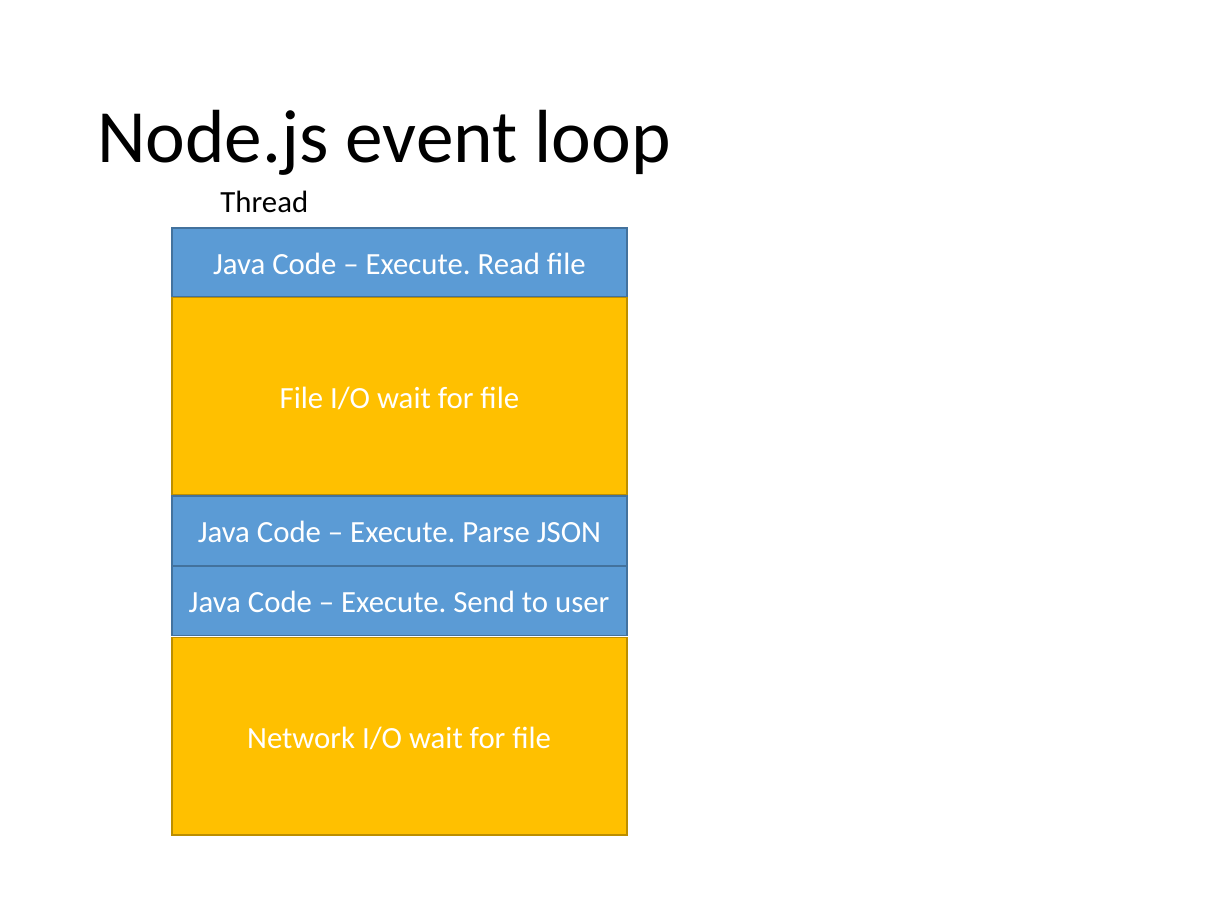
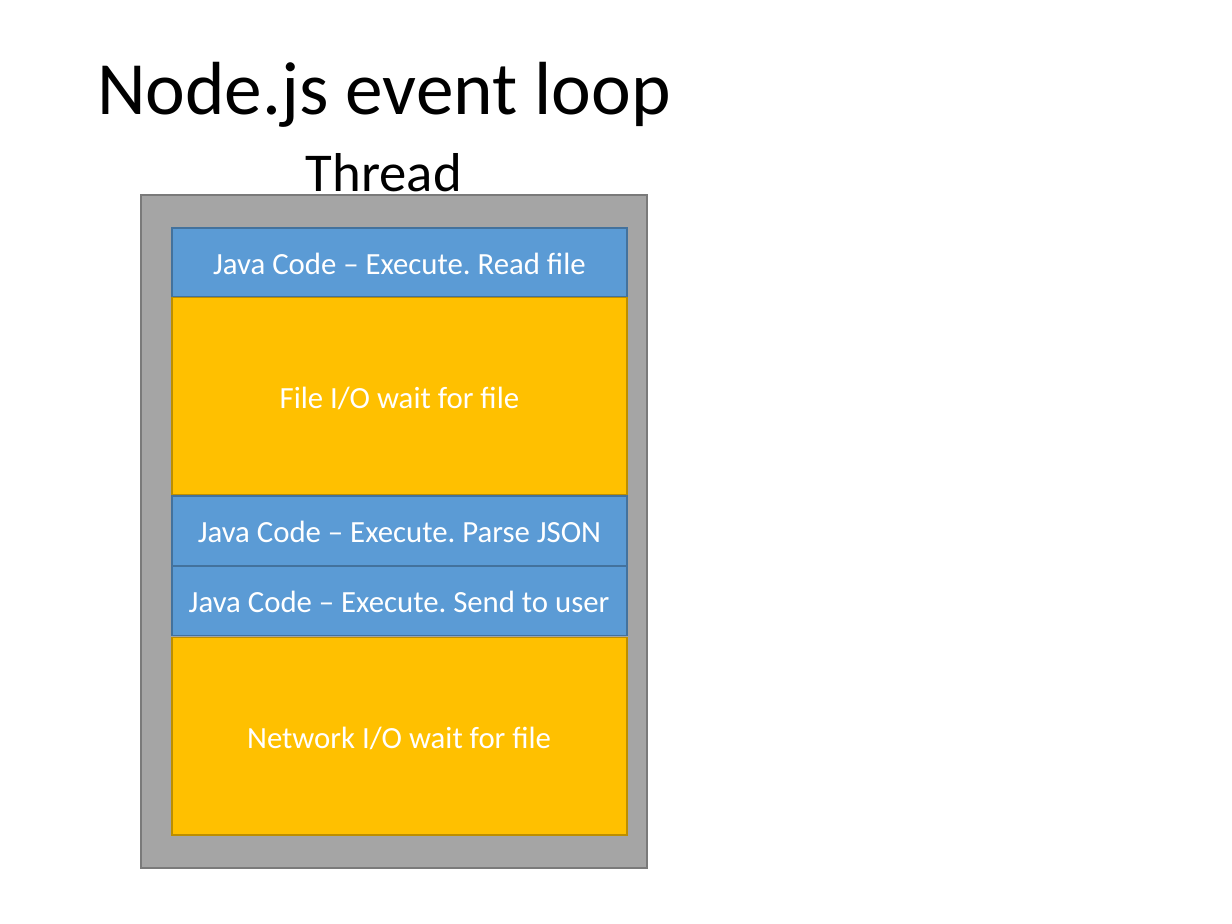
Before and after one commit to vitali-kviatkouski/vstu, a slide deck: slide 8 of node_js.pptx (slide 7 before the commit). Drawn at 1232x924 pixels with LibreOffice and Linux fonts; fonts in the diff are those of the drawing. Boxes give left, top, right and bottom in pixels: in the first picture for what was removed or moved away, otherwise in the second. Text is boxed around its words. In the diff, an @@ line names an element or a change of style, - is before the commit and + after.

```diff
--- a/node_js.pptx
+++ b/node_js.pptx
@@ title "Node.js event loop": place and size @@
-title "Node.js event loop" at (97,109,671,175)
+title "Node.js event loop" at (97,61,671,127)
@@ text "Thread": place and size @@
-text "Thread" at (220,190,308,213)
+text "Thread" at (306,153,462,204)
@@ text "Thread" at (306,153,462,204): size 18 to 32 pt @@
@@ rectangle added at (140,195,647,867), fill #A5A5A5, outline #7A7A7A 1 pt @@
```
Also in this commit, not shown: 5 other slides changed, 1 slide added.
